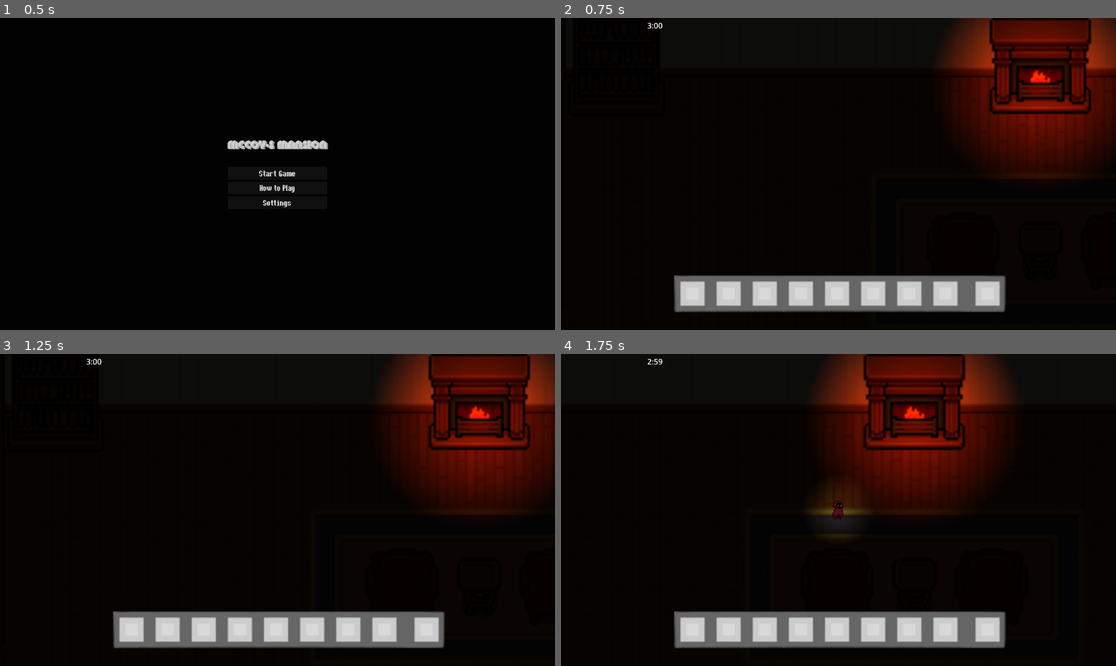
Above: before the commit, frames 1-4 (two rows, left to right).
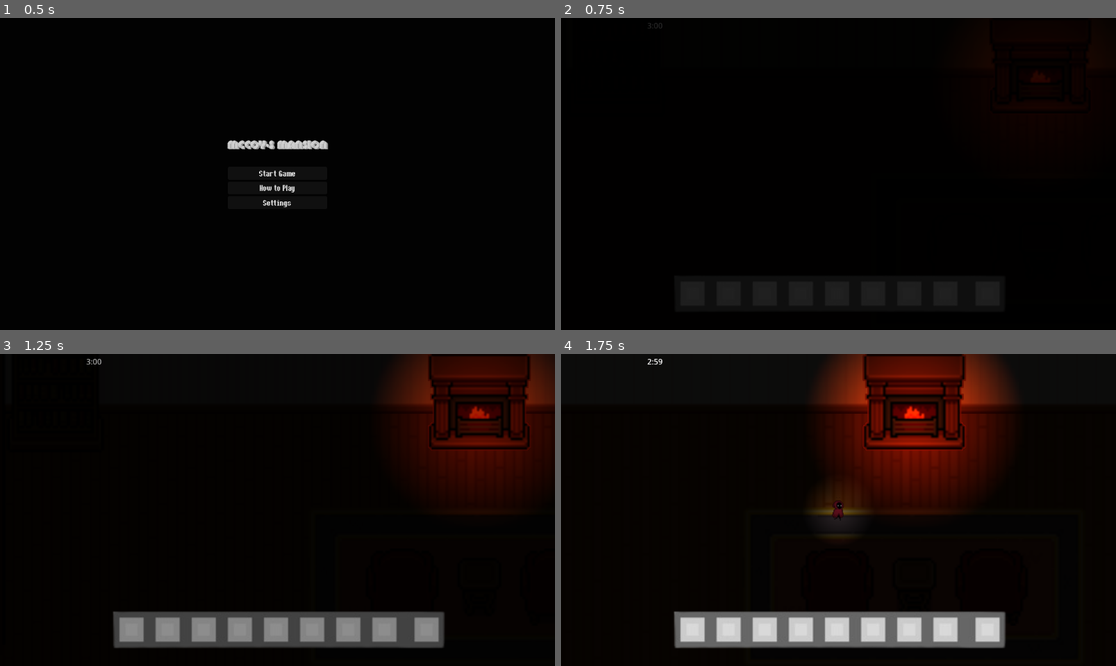
Above: after the commit, the same moments.

Repository: ChiefGuap/McCoy-s-Mansion
Game: Godot game, scene res://main_menu.tscn
The game is run twice, just before and just after one commit, with the same random seed, the same clock (stepped at 60 frames per second) and the same inputs.
Inputs:
- Up to frame 1 (0.5 s): no input
- Up to frame 2 (0.75 s): click "How to Play" at 0.5 s
- Up to frame 3 (1.25 s): no input
- Up to frame 4 (1.75 s): hold Right (move_right) from 1.28 s (still down); hold E (interact) from 1.28 s (still down)

Frame 1 is identical in both runs. In frame 2, 21% of the frame differs, in the area x 15-100%, y 0-95%; in frame 3, 13%; in frame 4, 0.2%.

Commit message:
Added painting pop up, started globe and fireplace implementations

Diff:
--- a/game.tscn
+++ b/game.tscn
@@ -202,7 +202,6 @@
 texture = ExtResource("7_hotbar")
 
 [node name="BlackScreen" type="ColorRect" parent="UI_Layer"]
-visible = false
 modulate = Color(0, 0, 0, 1)
 anchors_preset = 15
 anchor_right = 1.0
--- a/scenes/level_1.tscn
+++ b/scenes/level_1.tscn
@@ -7,6 +7,7 @@
 [ext_resource type="PackedScene" uid="uid://dhdit42n4mvrh" path="res://scenes/level_1_painting.tscn" id="3_rus8k"]
 [ext_resource type="PackedScene" uid="uid://xpoqhrg7wk6t" path="res://scenes/level_1_fireplace.tscn" id="4_5xbjy"]
 [ext_resource type="Script" uid="uid://hgwk2pk6p48h" path="res://scripts/level1_candle_light_3.gd" id="4_pa8r4"]
+[ext_resource type="PackedScene" uid="uid://kills875olin" path="res://scenes/level_1_globe.tscn" id="8_15mv3"]
 
 [sub_resource type="TileSetAtlasSource" id="TileSetAtlasSource_feb5d"]
 texture = ExtResource("1_wwpf4")
@@ -402,7 +403,7 @@
 
 [node name="FurnitureLayer1" type="TileMapLayer" parent="."]
 z_index = 1
-tile_map_data = PackedByteArray("AAABAAIAAQAAAA8AAAAEAAEAAQA …(784 unchanged characters)… VABgAAAAQAAcAAQAVABkAAAAYAA0AAQAAABQAAAABAA0AAQACABUAAAA=")
+tile_map_data = PackedByteArray("AAABAAIAAQAAAA8AAAAEAAEAAQA …(784 unchanged characters)… VABgAAAAQAAcAAQAVABkAAAAYAA0AAQAAABQAAAA=")
 tile_set = SubResource("TileSet_fc0e3")
 
 [node name="FurnitureLayer2" type="TileMapLayer" parent="."]
@@ -445,3 +446,6 @@
 
 [node name="Level1Fireplace" parent="." instance=ExtResource("4_5xbjy")]
 position = Vector2(200, 56)
+
+[node name="Level1Globe" parent="." instance=ExtResource("8_15mv3")]
+position = Vector2(24, 224)
--- a/scenes/level_1_fireplace.tscn
+++ b/scenes/level_1_fireplace.tscn
@@ -1,7 +1,14 @@
-[gd_scene load_steps=6 format=3 uid="uid://xpoqhrg7wk6t"]
+[gd_scene load_steps=10 format=3 uid="uid://xpoqhrg7wk6t"]
 
+[ext_resource type="Shader" uid="uid://c2rttnvwojfax" path="res://shaders/shader.gdshader" id="1_11sdf"]
+[ext_resource type="Script" uid="uid://de65o5v1d2j6g" path="res://scripts/level_1_fireplace.gd" id="1_k1dkb"]
 [ext_resource type="Texture2D" uid="uid://mmijjq8pb6ma" path="res://assets/FancyMansion_Furniture/fancy_mansion_furnitureset_withshadow.png" id="1_n5gcm"]
 [ext_resource type="Script" uid="uid://wqcxq7oxqwwg" path="res://scripts/fireplace_light_2d.gd" id="2_7ara4"]
+
+[sub_resource type="ShaderMaterial" id="ShaderMaterial_k1dkb"]
+shader = ExtResource("1_11sdf")
+shader_parameter/line_color = Color(1, 0.34509805, 0, 1)
+shader_parameter/line_thickness = 1.322000062795
 
 [sub_resource type="Gradient" id="Gradient_7ara4"]
 colors = PackedColorArray(1, 0.23529412, 0.003921569, 1, 0, 0, 0, 1)
@@ -14,11 +21,16 @@
 metadata/_snap_enabled = true
 
 [sub_resource type="CircleShape2D" id="CircleShape2D_k1dkb"]
-radius = 55.0
+radius = 45.0
+
+[sub_resource type="RectangleShape2D" id="RectangleShape2D_7ara4"]
+size = Vector2(42, 40)
 
 [node name="Level1Fireplace" type="Node2D"]
+script = ExtResource("1_k1dkb")
 
 [node name="Sprite2D" type="Sprite2D" parent="."]
+material = SubResource("ShaderMaterial_k1dkb")
 texture = ExtResource("1_n5gcm")
 region_enabled = true
 region_rect = Rect2(256, 336, 48, 48)
@@ -32,3 +44,12 @@
 
 [node name="CollisionShape2D" type="CollisionShape2D" parent="Area2D"]
 shape = SubResource("CircleShape2D_k1dkb")
+
+[node name="StaticBody2D" type="StaticBody2D" parent="."]
+
+[node name="CollisionShape2D" type="CollisionShape2D" parent="StaticBody2D"]
+position = Vector2(0, 3)
+shape = SubResource("RectangleShape2D_7ara4")
+
+[connection signal="body_entered" from="Area2D" to="." method="_on_area_2d_body_entered"]
+[connection signal="body_exited" from="Area2D" to="." method="_on_area_2d_body_exited"]
--- /dev/null
+++ b/scenes/level_1_globe.tscn
@@ -0,0 +1,39 @@
+[gd_scene load_steps=7 format=3 uid="uid://kills875olin"]
+
+[ext_resource type="Script" uid="uid://cgicnfu5lreug" path="res://scripts/level_1_globe.gd" id="1_pgawg"]
+[ext_resource type="Texture2D" uid="uid://mmijjq8pb6ma" path="res://assets/FancyMansion_Furniture/fancy_mansion_furnitureset_withshadow.png" id="1_q5fb6"]
+[ext_resource type="Shader" uid="uid://c2rttnvwojfax" path="res://shaders/shader.gdshader" id="1_vqoj6"]
+
+[sub_resource type="ShaderMaterial" id="ShaderMaterial_pgawg"]
+shader = ExtResource("1_vqoj6")
+shader_parameter/line_color = Color(1, 0.34509805, 0, 1)
+shader_parameter/line_thickness = 1.322000062795
+
+[sub_resource type="CircleShape2D" id="CircleShape2D_q5fb6"]
+radius = 35.014282
+
+[sub_resource type="RectangleShape2D" id="RectangleShape2D_q5fb6"]
+size = Vector2(26, 36)
+
+[node name="Level1Globe" type="Node2D"]
+script = ExtResource("1_pgawg")
+
+[node name="Sprite2D" type="Sprite2D" parent="."]
+material = SubResource("ShaderMaterial_pgawg")
+texture = ExtResource("1_q5fb6")
+region_enabled = true
+region_rect = Rect2(32, 344, 32, 40)
+
+[node name="Area2D" type="Area2D" parent="."]
+
+[node name="CollisionShape2D" type="CollisionShape2D" parent="Area2D"]
+shape = SubResource("CircleShape2D_q5fb6")
+
+[node name="StaticBody2D" type="StaticBody2D" parent="."]
+
+[node name="CollisionShape2D" type="CollisionShape2D" parent="StaticBody2D"]
+position = Vector2(0, 1)
+shape = SubResource("RectangleShape2D_q5fb6")
+
+[connection signal="body_entered" from="Area2D" to="." method="_on_area_2d_body_entered"]
+[connection signal="body_exited" from="Area2D" to="." method="_on_area_2d_body_exited"]
--- a/scenes/level_1_painting.tscn
+++ b/scenes/level_1_painting.tscn
@@ -1,8 +1,10 @@
-[gd_scene load_steps=6 format=3 uid="uid://dhdit42n4mvrh"]
+[gd_scene load_steps=8 format=3 uid="uid://dhdit42n4mvrh"]
 
 [ext_resource type="Script" uid="uid://cj5rd8wk7ua2u" path="res://scripts/level_1_painting.gd" id="1_16esy"]
 [ext_resource type="Texture2D" uid="uid://mmijjq8pb6ma" path="res://assets/FancyMansion_Furniture/fancy_mansion_furnitureset_withshadow.png" id="1_gfwov"]
 [ext_resource type="Shader" uid="uid://co5gqgupj2yu7" path="res://scenes/level_1_painting.gdshader" id="1_ra2xy"]
+[ext_resource type="Texture2D" uid="uid://64vj00hpykom" path="res://assets/FancyMansion_Furniture/mccoy_painting.png" id="4_1anqs"]
+[ext_resource type="Texture2D" uid="uid://cx5upe7u18new" path="res://assets/world_scene/text-box.png" id="5_lgl3c"]
 
 [sub_resource type="ShaderMaterial" id="ShaderMaterial_16esy"]
 shader = ExtResource("1_ra2xy")
@@ -10,7 +12,7 @@
 shader_parameter/line_thickness = 1.322000062795
 
 [sub_resource type="CircleShape2D" id="CircleShape2D_ra2xy"]
-radius = 43.0
+radius = 45.0
 
 [node name="Painting" type="Node2D"]
 script = ExtResource("1_16esy")
@@ -26,5 +28,56 @@
 [node name="CollisionShape2D" type="CollisionShape2D" parent="Area2D"]
 shape = SubResource("CircleShape2D_ra2xy")
 
+[node name="CanvasLayer" type="CanvasLayer" parent="."]
+visible = false
+
+[node name="TextureRect" type="TextureRect" parent="CanvasLayer"]
+offset_left = 368.0
+offset_right = 784.0
+offset_bottom = 480.0
+texture = ExtResource("4_1anqs")
+stretch_mode = 5
+
+[node name="Panel" type="Panel" parent="CanvasLayer"]
+modulate = Color(0.20511743, 0.20511743, 0.20511743, 1)
+anchors_preset = 15
+anchor_right = 1.0
+anchor_bottom = 1.0
+grow_horizontal = 2
+grow_vertical = 2
+
+[node name="NinePatchRect" type="NinePatchRect" parent="CanvasLayer"]
+offset_left = 320.0
+offset_top = 464.0
+offset_right = 820.0
+offset_bottom = 614.0
+texture = ExtResource("5_lgl3c")
+patch_margin_left = 8
+patch_margin_top = 8
+patch_margin_right = 8
+patch_margin_bottom = 8
+
+[node name="Label" type="Label" parent="CanvasLayer/NinePatchRect"]
+z_index = 5
+layout_mode = 1
+anchors_preset = 8
+anchor_left = 0.5
+anchor_top = 0.5
+anchor_right = 0.5
+anchor_bottom = 0.5
+offset_left = -228.5
+offset_top = -50.5
+offset_right = 228.5
+offset_bottom = 50.5
+grow_horizontal = 2
+grow_vertical = 2
+theme_override_colors/font_color = Color(0, 0, 0, 1)
+text = "Theodore Fitzgerald McCoy
+1832 - 1901
+\"Static in paint, yet a traveler at heart.
+Look not at my face, but at the sphere where nations part.\""
+horizontal_alignment = 1
+vertical_alignment = 1
+
 [connection signal="body_entered" from="Area2D" to="." method="_on_area_2d_body_entered"]
 [connection signal="body_exited" from="Area2D" to="." method="_on_area_2d_body_exited"]
--- /dev/null
+++ b/scripts/level_1_fireplace.gd
@@ -0,0 +1,17 @@
+extends Node2D
+
+@onready var sprite = $Sprite2D
+
+func _ready():
+	# Ensure the outline is invisible (thickness 0) when the game starts
+	(sprite.material as ShaderMaterial).set_shader_parameter("line_thickness", 0.0)
+
+func _on_area_2d_body_entered(body):
+	if body.name == "Player":
+		# Turn outline ON
+		(sprite.material as ShaderMaterial).set_shader_parameter("line_thickness", 1.0)
+
+func _on_area_2d_body_exited(body):
+	if body.name == "Player":
+		# Turn outline OFF
+		(sprite.material as ShaderMaterial).set_shader_parameter("line_thickness", 0.0)
--- /dev/null
+++ b/scripts/level_1_globe.gd
@@ -0,0 +1,17 @@
+extends Node2D
+
+@onready var sprite = $Sprite2D
+
+func _ready():
+	# Ensure the outline is invisible (thickness 0) when the game starts
+	(sprite.material as ShaderMaterial).set_shader_parameter("line_thickness", 0.0)
+
+func _on_area_2d_body_entered(body):
+	if body.name == "Player":
+		# Turn outline ON
+		(sprite.material as ShaderMaterial).set_shader_parameter("line_thickness", 1.0)
+
+func _on_area_2d_body_exited(body):
+	if body.name == "Player":
+		# Turn outline OFF
+		(sprite.material as ShaderMaterial).set_shader_parameter("line_thickness", 0.0)
--- a/scripts/level_1_painting.gd
+++ b/scripts/level_1_painting.gd
@@ -1,17 +1,37 @@
 extends Node2D
 
 @onready var sprite = $Sprite2D
+@onready var popup_layer = $CanvasLayer # Reference to the UI we just made
+
+var player_in_range = false
 
 func _ready():
 	# Ensure the outline is invisible (thickness 0) when the game starts
 	(sprite.material as ShaderMaterial).set_shader_parameter("line_thickness", 0.0)
+	# Ensure popup is hidden
+	popup_layer.visible = false
+
+func _input(event):
+	# Check if the "interact" key (E) was pressed
+	if event.is_action_pressed("interact"):
+		# If player is near, toggle the popup
+		if player_in_range:
+			popup_layer.visible = not popup_layer.visible
+
+		# Optional: If the popup is open and we press E again, close it (handled by toggle above)
+		# But if you want 'Esc' to close it too, you can add that logic here.
 
 func _on_area_2d_body_entered(body):
 	if body.name == "Player":
-		# Turn outline on by setting thickness to 1.0
+		# Turn outline on
 		(sprite.material as ShaderMaterial).set_shader_parameter("line_thickness", 1.0)
+		player_in_range = true
 
 func _on_area_2d_body_exited(body):
 	if body.name == "Player":
 		# Turn outline off
 		(sprite.material as ShaderMaterial).set_shader_parameter("line_thickness", 0.0)
+		player_in_range = false
+
+		# Force close the popup if the player walks away
+		popup_layer.visible = false
Binary file added: assets/FancyMansion_Furniture/mccoy_painting.png
Not shown, added: assets/FancyMansion_Furniture/mccoy_painting.png.import
Not shown: 1 places in scenes/level_1.tscn that only renumber resources
Not shown, added: scripts/level_1_fireplace.gd.uid
Not shown, added: scripts/level_1_globe.gd.uid
Not shown, changed: .DS_Store
Not shown, changed: assets/.DS_Store
